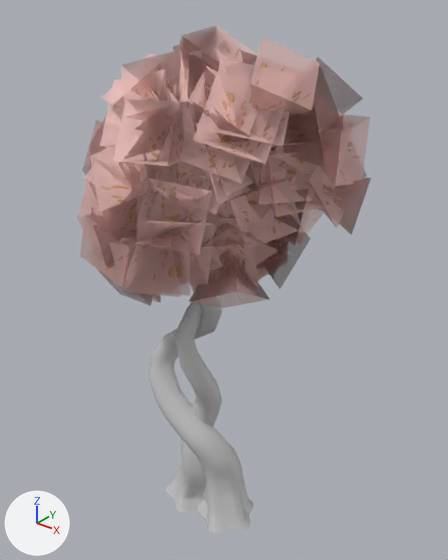
What one commit did to the FBX model SpaceManGame/Assets/Meshes/Foliage/Trees/Tree2.fbx.
Both versions are drawn from a camera (50 mm lens) standing at (9.12, -10.72, 14.3) and looking at (0.0, 0.67, 7.24). Arrows for +X, +Y and +Z are at lower left; the lights stay in place. Objects named as collision shapes, trigger or cutter boxes, shadow casters or lower levels of detail are left out. Where no turn or scale is listed for an object, it has been applied to the vertices. Vertices at the same position are counted once.

Objects in the first picture: 'SM_tree02'.
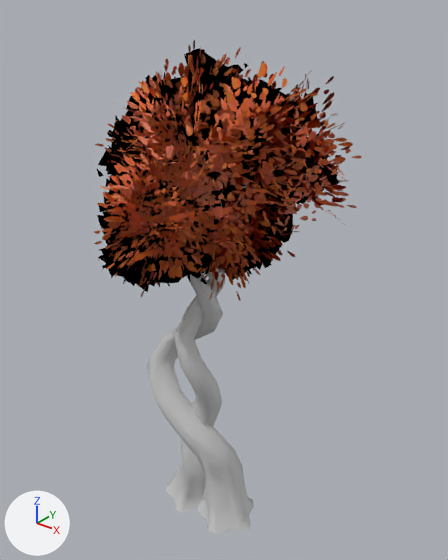
What differs and where, as boxes [x1, y1, x2, y2] in the pictures (448 x 560 px; the box of a moved part takes in the faces that stretch with it):
'SM_tree02', surface changed, reshaped: before [77, 26, 371, 534]; after [94, 40, 362, 533]
'Tree2_LOD1', added: after [94, 57, 350, 534]
    faces in mat_canopy1 (picture img_tree_curvedb_canopy_albedotransparency_png): [94, 57, 350, 301]
    faces in mat_bark1 (light grey #c7c7c7): [147, 180, 262, 534]
part 1 of me_mesh, moved or reshaped: before [98, 41, 311, 306]; after [111, 81, 295, 268]
part 2 of me_mesh, recoloured: before [77, 26, 371, 308]; after [94, 40, 362, 300]

The edits, one by one:
Picture 'tree_curvedB_canopy_AlbedoTransparency.png' (img_tree_curvedb_canopy_albedotransparency_png) is now built by load_image('tree_curvedB_canopy_AlbedoTransparency.png', '_unpacked/tree_curvedB_canopy_AlbedoTransparency.png', 512, 512, 'sRGB') instead of load_image('tree_curvedB_canopy_AlbedoTransparency.png', '../../../Textures/Foliage/tree_curvedB_canopy_AlbedoTransparency.png', 512, 512, 'Non-Color').
Material 'canopy1' (mat_canopy1) is new.
Its texture is img_tree_curvedb_canopy_albedotransparency_png (with its transparency).
Its roughness is 0.553.
Material 'bark1' (mat_bark1) is new.
Its base color is (0.571, 0.571, 0.571) (light grey #c7c7c7).
Its roughness is 0.553.
me_mesh is used by ob_sm_tree02; location (0.0, 0.0, 0.0).
me_mesh had 3446 vertices, 5391 faces and spanned x -3.51..3.51, y -3.23..3.89, z 0.0..13.38.
me_mesh no longer uses material mat_bark (light grey #c7c7c7).
me_mesh now has 3445 vertices, 5391 faces and spans x -3.51..3.51, y -3.23..3.89, z 0.0..13.38.
Part 1, on me_mesh:
1 vertex is removed from x 2.27, y -0.14, z 7.99.
204 faces are deleted.
10 vertices move within x -1.38..0.99, y -0.48..0.97, z 8.87..11.06.
21 new faces join them, mat_canopy1 (picture img_tree_curvedb_canopy_albedotransparency_png).
183 new faces join them, mat_bark1 (light grey #c7c7c7).
me_mesh part 2: 2487 faces spanning x -3.51..3.51, y -3.23..3.89, z 6.7..13.38 switch from mat_canopy to mat_canopy1 (picture img_tree_curvedb_canopy_albedotransparency_png).
me_mesh now uses material mat_bark1 (light grey #c7c7c7).
Mesh me_mesh_001 is new.
It has 2022 vertices, 2692 faces and spans x -3.51..3.51, y -3.23..3.89, z -0.01..13.38.
Faces by material slot: [2248, 444].
It uses material mat_canopy1 (picture img_tree_curvedb_canopy_albedotransparency_png).
It uses material mat_bark1 (light grey #c7c7c7).
Object 'Tree2_LOD1' (ob_tree2_lod1) is new; it shows me_mesh_001.
Its location is (0.0, 0.0, 0.0).
